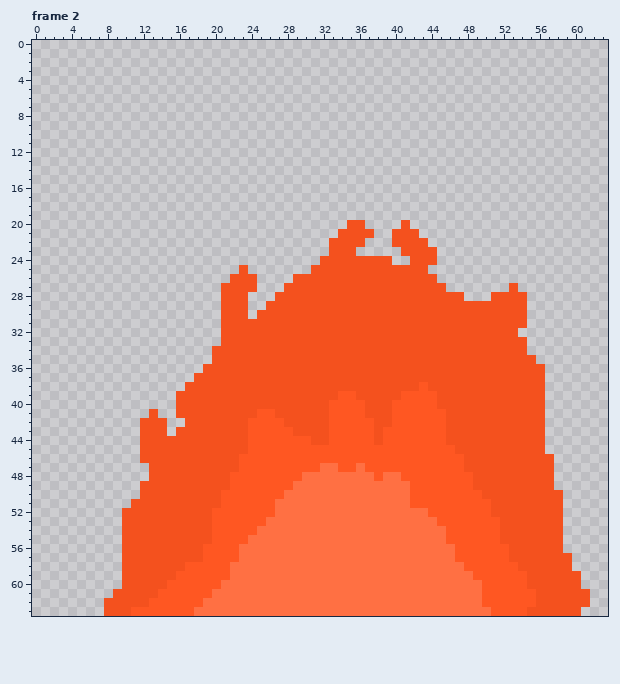
Two versions of one pixel-art file, Sprite Source Files/Objects/Karadsheh_Animate_Fire_Pit.ase. Above, as it was before the edit.
64x64 pixels, 20 frames. Shown: frame 2. The commit also changed other frames, which this record leaves out.
The result:
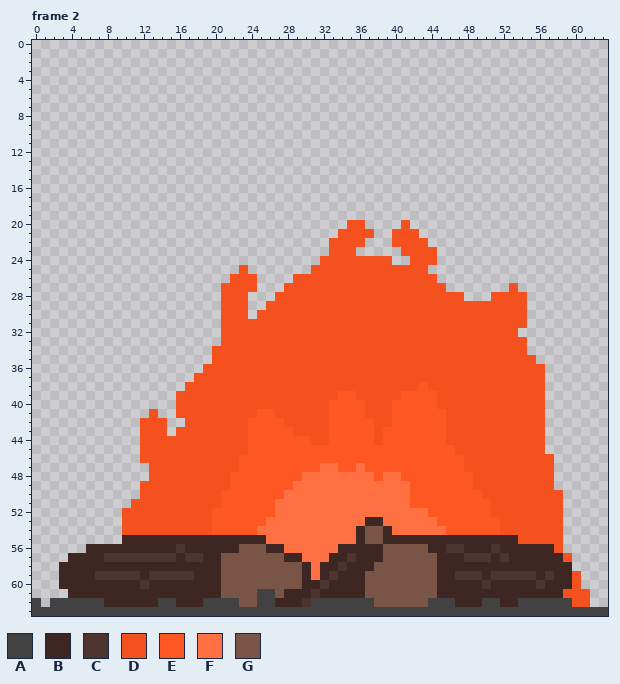
Palette (. is transparent): A #424242  B #3e2723  C #4e342e  D #f4511e  E #ff5722  F #ff7043  G #795548
Diff:
layer "Layer 4" added
Frame 2, layer "Layer 4":
There is now colour A in row 62 at x 0 and 2 to 7; in row 63 at x 0 to 7 and 61 to 63.
The edit turns colour D into colour A in row 62 at x 56 to 59; in row 63 at x 8 to 10 and 55 to 60.
The edit turns colour E into colour A in row 62 at x 14 to 15, 50 to 51 and 54 to 55; in row 63 at x 11 to 17 and 51 to 54.
The edit turns colour F into colour A in row 61 at x 25 to 26; in row 62 at x 19 to 22, 25 to 26, 31 to 37 and 44 to 46; in row 63 at x 18 to 50.
There is now colour B in row 56 at x 6 to 9; in row 57 at x 4 to 7; in row 58 at x 3 to 9; in row 59 at x 3 to 6; in row 60 at x 3 to 9; in row 61 at x 4 to 8.
The edit turns colour D into colour B in row 55 at x 10 to 19 and 52 to 53; in row 56 at x 10 to 15, 17 to 18 and 53 to 57; in row 57 at x 16 and 53 to 58; in row 58 at x 10 to 16 and 54 to 59; in row 59 at x 12, 56 and 58 to 59; in row 60 at x 10 to 11, 13 to 14, 55 and 57 to 59.
The edit turns colour D into colour B in row 61 at x 9 to 13 and 56 to 58; in row 62 at x 8 to 12.
The edit turns colour E into colour B in row 55 at x 20 to 23 and 46 to 51; in row 56 at x 19 to 22, 48 to 50 and 52; in row 57 at x 19 to 20, 47 and 51; in row 58 at x 17 to 20 and 48 to 53; in row 59 at x 18 to 20 and 50; in row 60 at x 15 to 20 and 51 to 54.
The edit turns colour E into colour B in row 61 at x 14 to 19 and 50 to 55; in row 62 at x 13, 16 to 18 and 52 to 53.
The edit turns colour F into colour B in row 53 at x 37 to 38; in row 54 at x 36 and 39; in row 55 at x 24 to 25, 36 and 39 to 45; in row 56 at x 26 to 27, 34 to 38 and 44 to 45; in row 57 at x 28 to 29, 33 to 34, 36 to 38 and 45 to 46; in row 58 at x 30, 32 to 33, 35 to 37 and 45 to 47.
The edit turns colour F into colour B in row 59 at x 30, 32, 34 to 36 and 45 to 46; in row 60 at x 30 to 31, 33 to 36 and 45 to 49; in row 61 at x 20, 28 to 30, 32 to 36 and 45 to 49; in row 62 at x 27 to 29 and 47 to 49.
There is now colour C in row 57 at x 8 to 9; in row 59 at x 7 to 9.
The edit turns colour D into colour C in row 56 at x 16; in row 57 at x 10 to 15 and 17 to 18; in row 59 at x 10 to 11, 13 to 15, 55 and 57; in row 60 at x 12 and 56.
The edit turns colour E into colour C in row 56 at x 47 and 51; in row 57 at x 48 to 50 and 52; in row 59 at x 16 to 17, 49 and 51 to 54; in row 60 at x 50.
The edit turns colour F into colour C in row 56 at x 46; in row 57 at x 35; in row 58 at x 34; in row 59 at x 33 and 47 to 48; in row 60 at x 32; in row 61 at x 31.
The edit turns colour F into colour C in row 62 at x 30.
The edit turns colour E into colour G in row 57 at x 21 to 22; in rows 58 to 59 at x 21.
The edit turns colour F into colour G in rows 54 to 55 at x 37 to 38; in row 56 at x 23 to 25 and 39 to 43; in row 57 at x 23 to 27 and 39 to 44; in row 58 at x 22 to 29 and 38 to 44; in row 59 at x 22 to 29 and 37 to 44; in row 60 at x 21 to 29 and 37 to 44.
The edit turns colour F into colour G in row 61 at x 21 to 24, 27 and 37 to 44; in row 62 at x 23 to 24 and 38 to 43.
